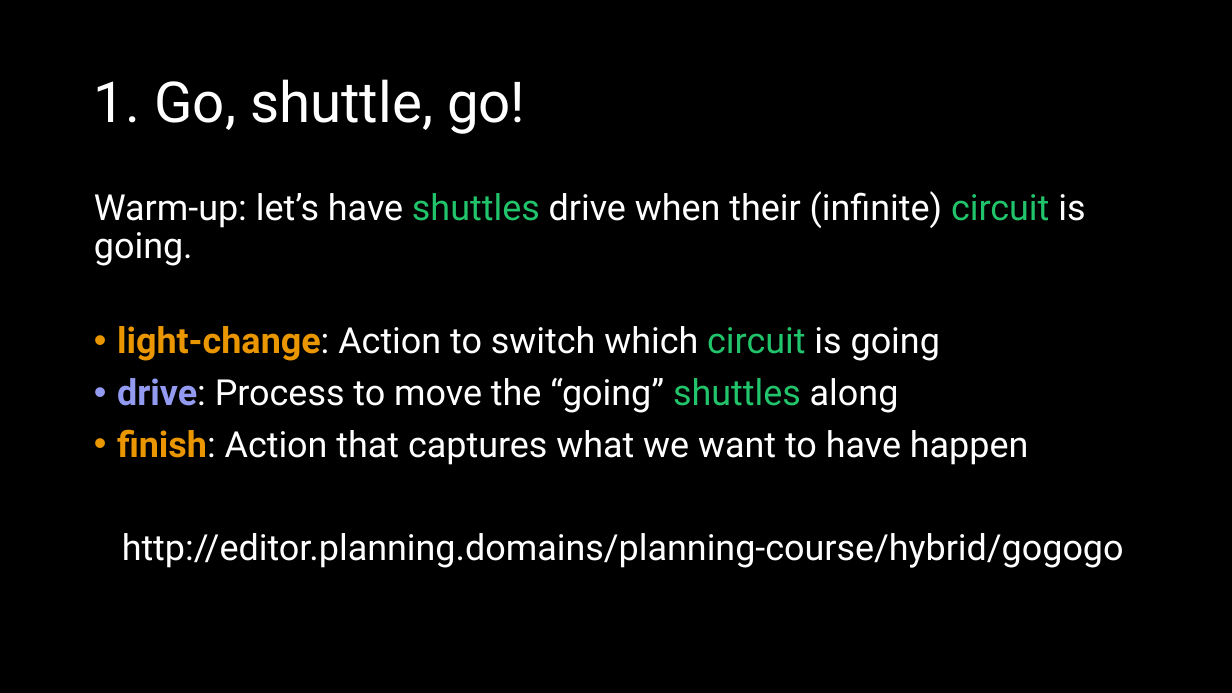
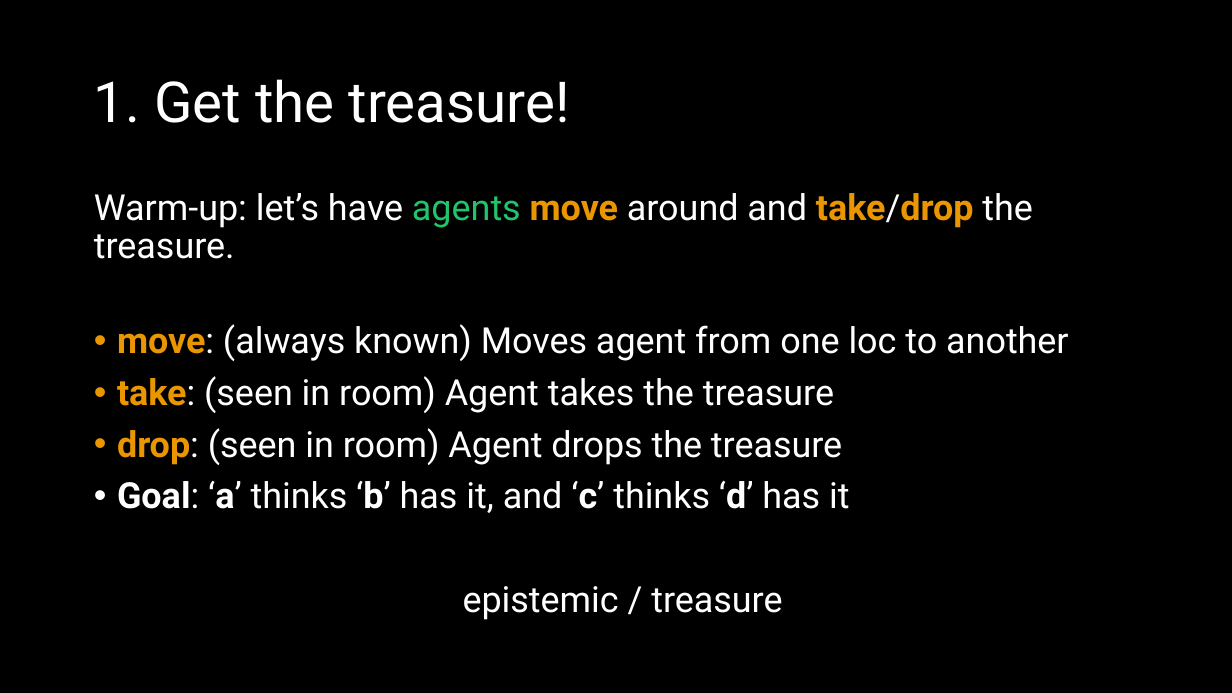
Before and after one commit to AI-Planning/modeling-in-pddl, a slide deck: slide 8 of exercises/cisc-813/epistemic/slides.pptx (slide 9 before the commit). Drawn at 1232x693 pixels with LibreOffice and Linux fonts; fonts in the diff are those of the drawing. Boxes give left, top, right and bottom in pixels: in the first picture for what was removed or moved away, otherwise in the second. Text is boxed around its words. In the diff, an @@ line names an element or a change of style, - is before the commit and + after.

Commit message:
Finished the slides for the epistemic tutorial.

```diff
--- a/exercises/cisc-813/epistemic/slides.pptx
+++ b/exercises/cisc-813/epistemic/slides.pptx
@@ title at [94,79,570,123]: text changed @@
-1. Go, shuttle, go!
+1. Get the treasure!
@@ text at [94,193,1068,620]: text changed @@
-Warm-up: let’s have shuttles drive when their (infinite) circuit is going.
-• light-change: Action to switch which circuit is going
-• drive: Process to move the “going” shuttles along
-• finish: Action that captures what we want to have happen
-http://editor.planning.domains/planning-course/hybrid/gogogo
+Warm-up: let’s have agents move around and take/drop the treasure.
+• move: (always known) Moves agent from one loc to another
+• take: (seen in room) Agent takes the treasure
+• drop: (seen in room) Agent drops the treasure
+• Goal: ‘a’ thinks ‘b’ has it, and ‘c’ thinks ‘d’ has it
+epistemic / treasure
```
Also in this commit, not shown: 7 other slides changed, 9 slides added, 10 slides removed.
